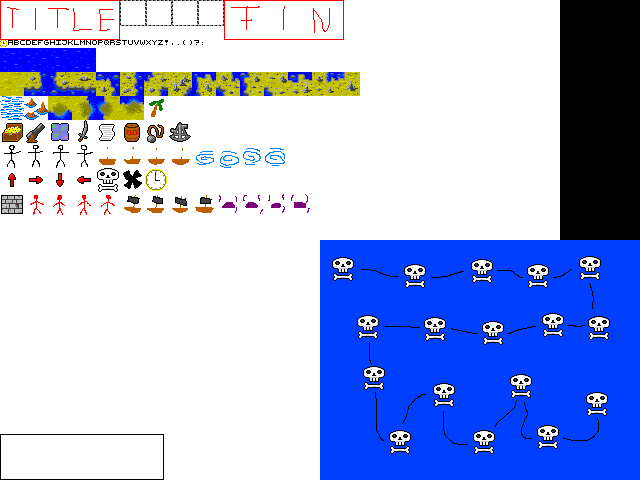
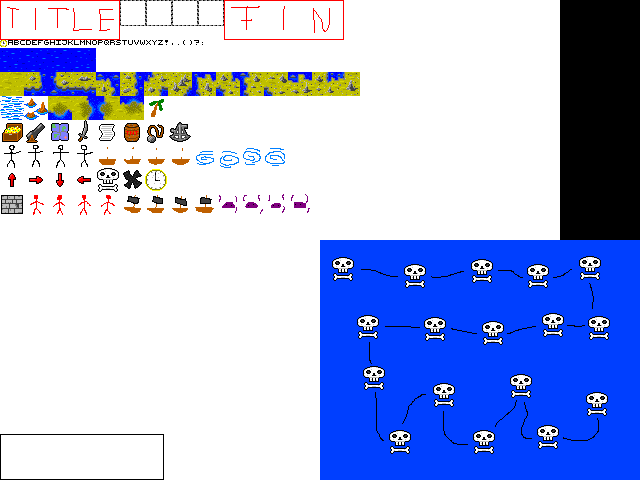
Two versions of the same layered image (640 × 480). Layer-by-layer changes:
painted on "content" over [124, 171, 141, 188]
